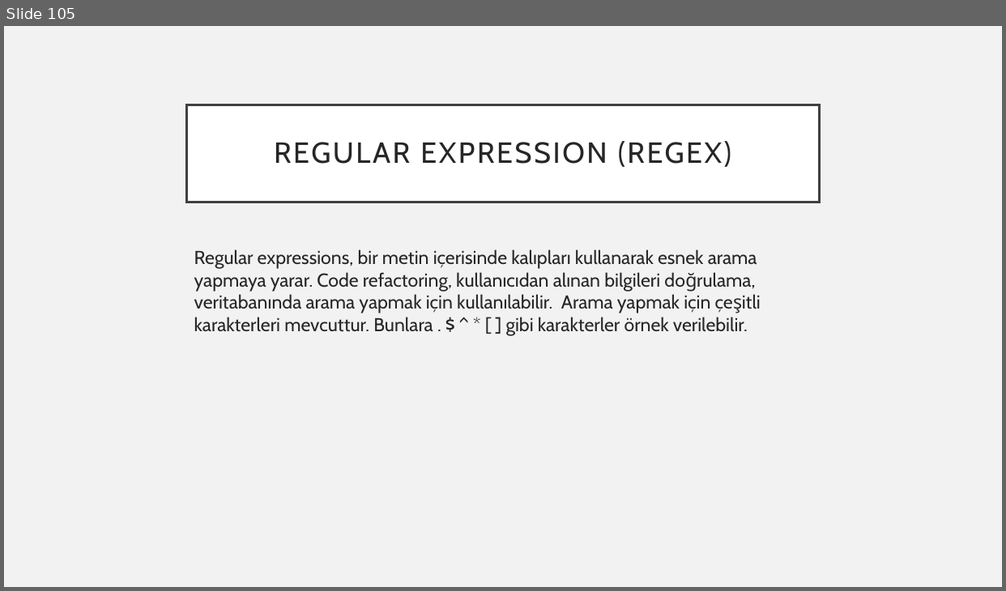
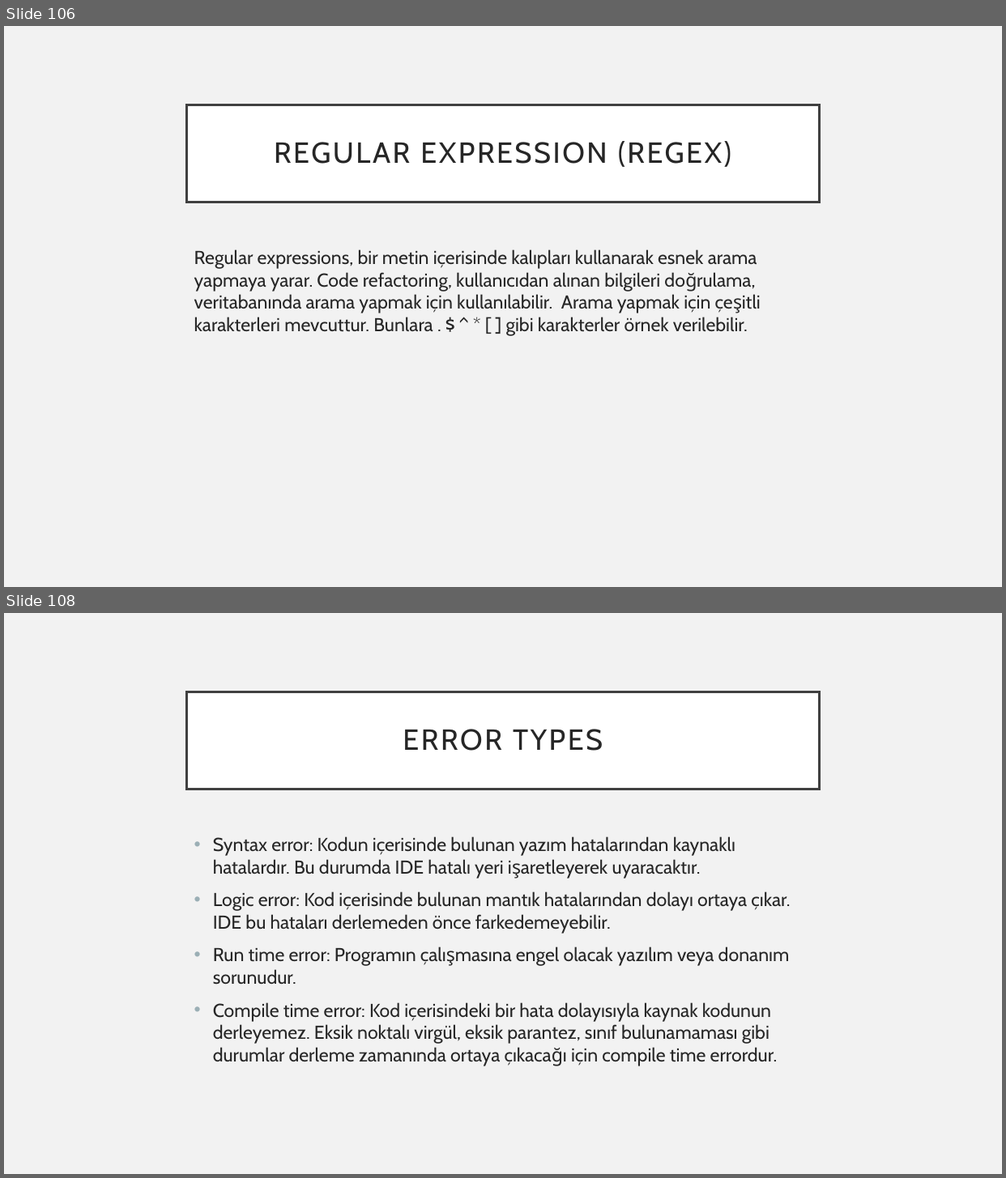
Before and after one commit to 207-Atmosware-Java-Bootcamp/5_hafta_sali_carsamba_odevi-ardakozann, a slide deck: Turkcell_bootcamp_ArdaKozan.pptx. Shown one above the other, each under a label of ours: slide 105 before the commit, slides 106 and 108 after it; the slides between them are not shown. The pictures are 1006x591 and 1006x1178 pixels, drawn with LibreOffice and Linux fonts; fonts in the diff are those of the drawing. Boxes give left, top, right and bottom in pixels: in the first picture for what was removed or moved away, otherwise in the second. Text is boxed around its words. In the diff, an @@ line names an element or a change of style, - is before the commit and + after.

```diff
--- a/Turkcell_bootcamp_ArdaKozan.pptx
+++ b/Turkcell_bootcamp_ArdaKozan.pptx
@@ slide 108 added at (4,613,1002,1174), background #F2F2F2 @@
@@ title added at (187,692,819,789), fill #FFFFFF, outline #404040 2.5 pt, 28 pt, text #262626 @@
+ERROR TYPES
@@ text added at (213,837,790,1067), 18 pt, text #262626 @@
+• Syntax error: Kodun içerisinde bulunan yazım hatalarından kaynaklı hatalardır. Bu durumda IDE hatalı yeri işaretleyerek uyaracaktır.
+• Logic error: Kod içerisinde bulunan mantık hatalarından dolayı ortaya çıkar. IDE bu hataları derlemeden önce farkedemeyebilir.
+• Run time error: Programın çalışmasına engel olacak yazılım veya donanım sorunudur.
+• Compile time error: Kod içerisindeki bir hata dolayısıyla kaynak kodunun derleyemez. Eksik noktalı virgül, eksik parantez, sınıf bulunamaması gibi durumlar derleme zamanında ortaya çıkacağı için compile time errordur.
@@ what was slide 105 is now slide 106 @@
```
Also in this commit, not shown: 2 slides changed, 3 other slides added, 2 other files.
